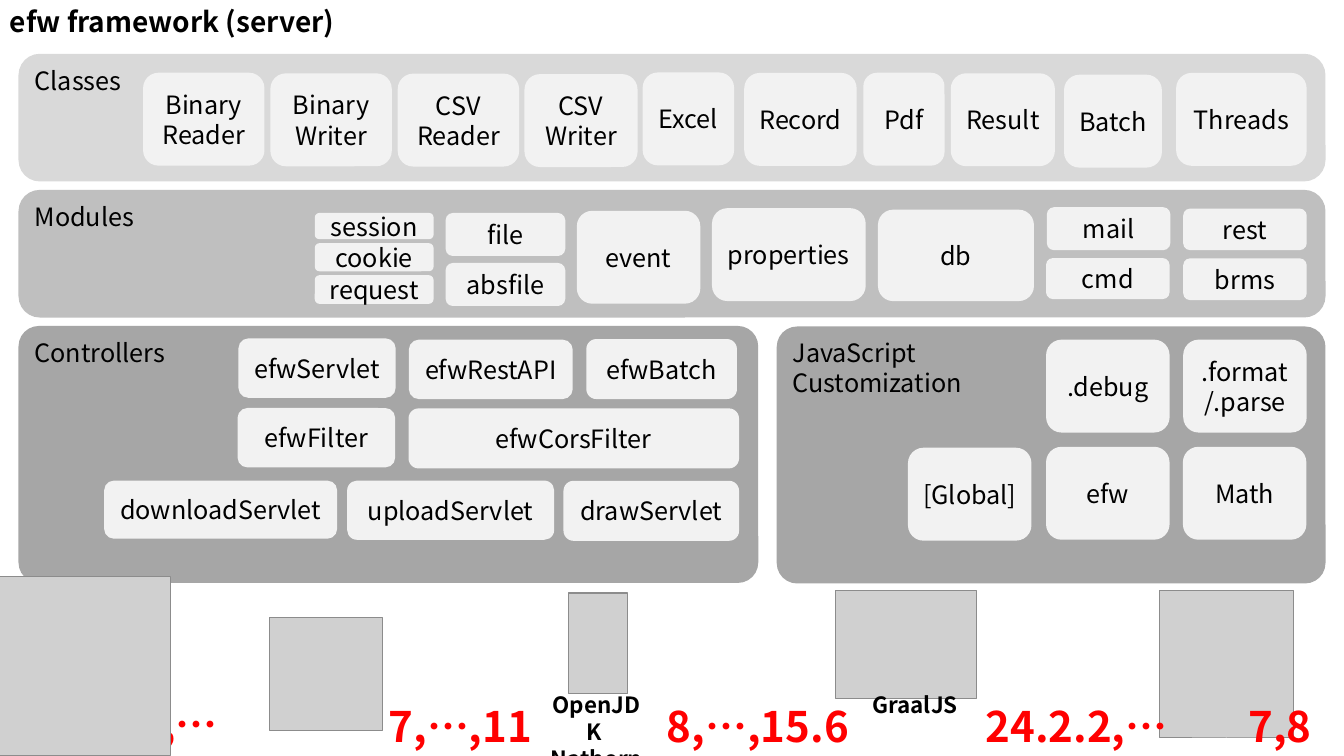
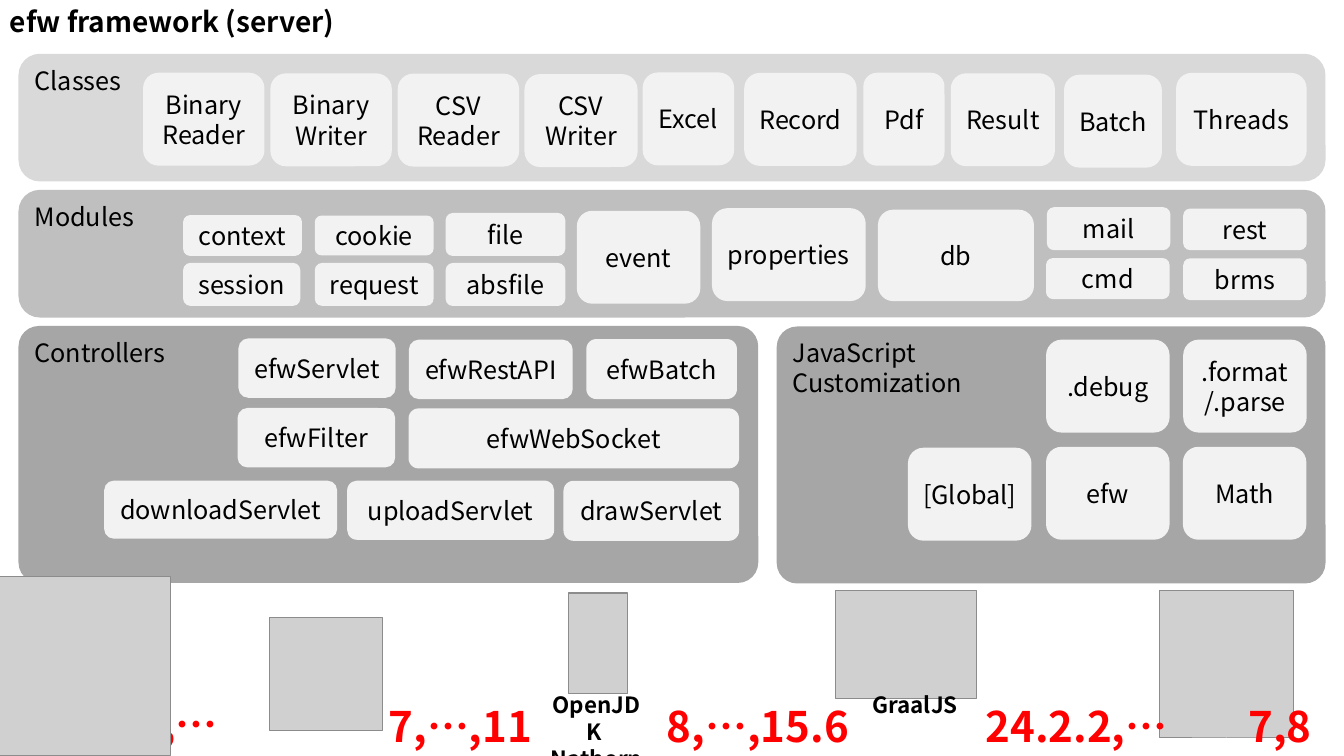
Before and after one commit to efwGrp/efw4.X, a slide deck: slide 3 of docs/img/画像作成用.pptx. Drawn at 1344x756 pixels with LibreOffice and Linux fonts; fonts in the diff are those of the drawing; grey boxes stand for pictures. Boxes give left, top, right and bottom in pixels: in the first picture for what was removed or moved away, otherwise in the second. Text is boxed around its words. In the diff, an @@ line names an element or a change of style, - is before the commit and + after.

```diff
--- a/docs/img/画像作成用.pptx
+++ b/docs/img/画像作成用.pptx
@@ rounded rectangle added at box(184, 215, 302, 255), fill #F2F2F2, 18 pt, text #000000 @@
+context
@@ rounded rectangle "cookie": place and size @@
-rounded rectangle "cookie" at box(315, 243, 434, 271)
+rounded rectangle "cookie" at box(315, 216, 434, 255)
@@ rounded rectangle "session": place and size @@
-rounded rectangle "session" at box(315, 213, 434, 239)
+rounded rectangle "session" at box(184, 263, 300, 307)
@@ rounded rectangle "request": place and size @@
-rounded rectangle "request" at box(315, 275, 434, 303)
+rounded rectangle "request" at box(315, 263, 434, 307)
@@ text in rounded rectangle at box(487, 427, 661, 449): text changed @@
-efwCorsFilter
+efwWebSocket
```
Also in this commit, not shown: 3 other files.
